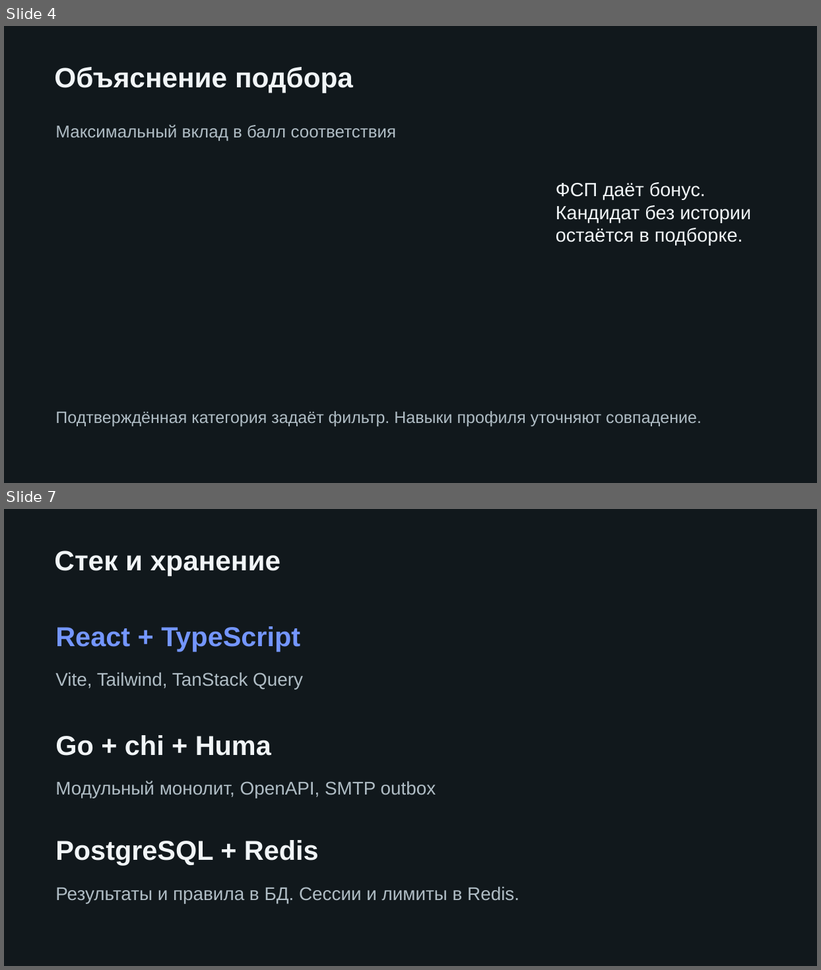
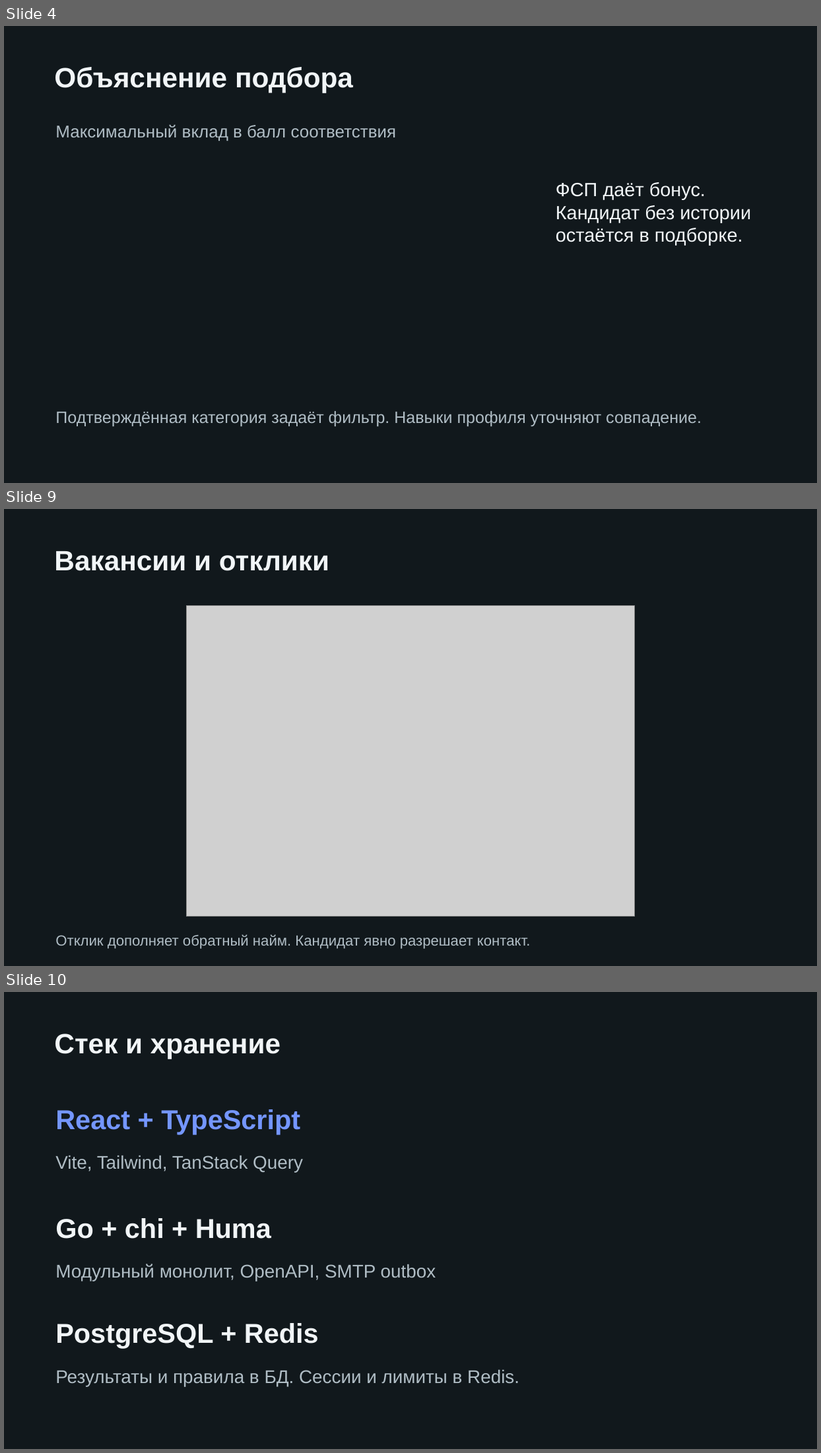
Before and after one commit to Swek09/lct-fcp-2026, a slide deck: docs/delivery/fsp-career.pptx. Shown one above the other, each under a label of ours: slides 4 and 7 before the commit, slides 4, 9 and 10 after it; the slides between them are not shown. The pictures are 821x970 and 821x1453 pixels, drawn with LibreOffice and Linux fonts; fonts in the diff are those of the drawing; grey boxes stand for pictures. Boxes give left, top, right and bottom in pixels: in the first picture for what was removed or moved away, otherwise in the second. Text is boxed around its words. In the diff, an @@ line names an element or a change of style, - is before the commit and + after.

```diff
--- a/docs/delivery/fsp-career.pptx
+++ b/docs/delivery/fsp-career.pptx
@@ slide 9 added at bbox=[4, 509, 817, 966], background #11181C @@
@@ text added at bbox=[54, 551, 329, 571], 33 pt, text #F1F5F7, bold @@
+Вакансии и отклики
@@ picture added at bbox=[186, 605, 635, 916] @@
@@ text added at bbox=[55, 935, 530, 949], 17.2 pt, text #B0BDC5 @@
+Отклик дополняет обратный найм. Кандидат явно разрешает контакт.
@@ what was slide 7 is now slide 10 @@
```
Also in this commit, not shown: 1 slide changed, 3 other slides added, 1 slide removed, 48 other files.
